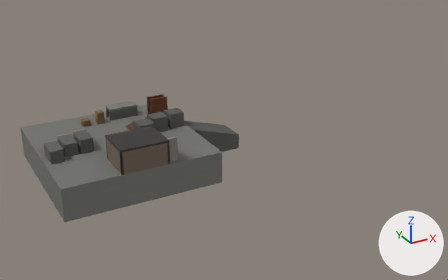
Two versions of the glTF model assets/models/proving_ground.glb, one commit apart.
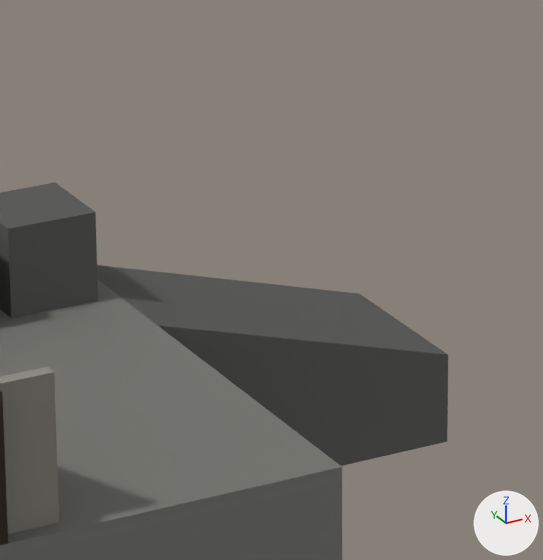
The first picture shows the older version from a 50 mm lens placed at (-23.3, -108.9, 33.1), pointed at (17.1, -35.6, -3.5). The close-ups show the older and then the newer version on the part from 38% to 57% of the width and 28% to 59% of the height of that picture. Only the edits that show in the close-ups are written down. Arrows for +X, +Y and +Z are at lower right; the lights stay in place. Where no turn or scale is listed for an object, it has been applied to the vertices.

Before the edit, the objects in view are built like this:
```python
me_solid_building = bpy.data.meshes.new('SOLID_Building')
me_solid_building.from_pydata(...)  # 156 vertices, 276 faces; spans x -3.0..4.2, y -48.0..-43.0, z 1.11..4.16
me_solid_building.materials.append(mat_flat)
me_solid_pad = bpy.data.meshes.new('SOLID_Pad')
me_solid_pad.from_pydata(...)  # 16 vertices, 24 faces; spans x -10.0..17.0, y -48.0..-28.0, z -3.1..1.1
me_solid_pad.materials.append(mat_flat)
me_solid_ramps = bpy.data.meshes.new('SOLID_Ramps')
me_solid_ramps.from_pydata(...)  # 30 vertices, 60 faces; spans x 2.5..9.5, y -39.96..-34.5, z 1.11..3.11
me_solid_ramps.materials.append(mat_flat)
ob_solid_building = bpy.data.objects.new('SOLID_Building', me_solid_building)
ob_solid_building.location = (0.0, 0.0, 0.0)
ob_solid_pad = bpy.data.objects.new('SOLID_Pad', me_solid_pad)
ob_solid_pad.location = (0.0, 0.0, 0.0)
ob_solid_ramps = bpy.data.objects.new('SOLID_Ramps', me_solid_ramps)
ob_solid_ramps.location = (0.0, 0.0, 0.0)
```
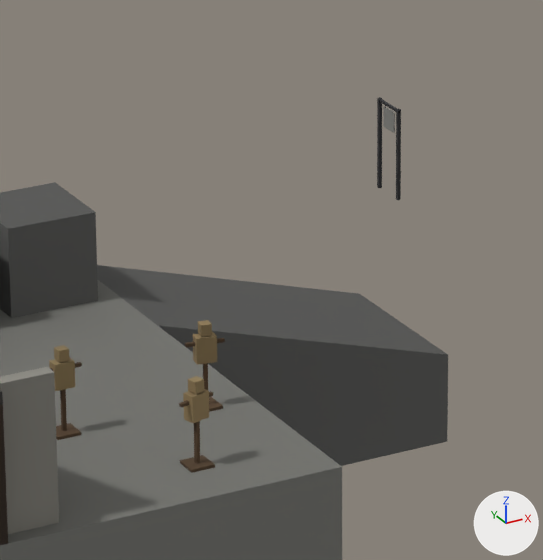
The change in detail:
Mesh me_target_plate_1 is new.
It consists of a box spanning x -0.01..0.01, y -0.25..0.25, z -0.55..-0.05; a box spanning x -0.006..0.006, y -0.186..-0.174, z -0.05..0.0; a box spanning x -0.006..0.006, y 0.174..0.186, z -0.05..0.0.
It uses material mat_flat.
Mesh me_target_dummy_3 is new.
It has 32 vertices, 48 faces and spans x -0.4..0.4, y -0.16..0.16, z 0.0..1.74.
It uses material mat_flat.
Mesh me_target_dummy_2 is new.
It has 32 vertices, 48 faces and spans x -0.4..0.4, y -0.18..0.18, z 0.0..1.74.
It uses material mat_flat.
Mesh me_target_dummy_1 is new.
It consists of a box spanning x -0.04..0.04, y -0.04..0.04, z 0.0..1.0; a box spanning x -0.21..0.21, y -0.13..0.13, z 0.93..1.48; a box spanning x -0.4..0.4, y -0.04..0.04, z 1.28..1.36; a box spanning x -0.11..0.11, y -0.11..0.11, z 1.5..1.74.
It uses material mat_flat.
Mesh me_solid_rangeframes is new.
It has 72 vertices, 108 faces and spans x 20.0..60.0, y -32.5..-31.5, z -0.5..2.9.
It uses material mat_flat.
Mesh me_solid_dummystands is new.
It consists of a box spanning x 5.75..6.25, y -44.25..-43.75, z 1.11..1.17; a box spanning x 7.35..7.85, y -46.85..-46.35, z 1.11..1.17; a box spanning x 8.75..9.25, y -44.45..-43.95, z 1.11..1.17.
It uses material mat_flat.
Object 'TARGET_Plate_1' (ob_target_plate_1) is new; it shows me_target_plate_1.
Its location is (20.0, -32.0, 1.68).
Object 'TARGET_Dummy_3' (ob_target_dummy_3) is new; it shows me_target_dummy_3.
Its location is (9.0, -44.2, 1.17).
Object 'TARGET_Dummy_2' (ob_target_dummy_2) is new; it shows me_target_dummy_2.
Its location is (7.6, -46.6, 1.17).
Object 'TARGET_Dummy_1' (ob_target_dummy_1) is new; it shows me_target_dummy_1.
Its location is (6.0, -44.0, 1.17).
Object 'SOLID_RangeFrames' (ob_solid_rangeframes) is new; it shows me_solid_rangeframes.
Its location is (0.0, 0.0, 0.0).
Object 'SOLID_DummyStands' (ob_solid_dummystands) is new; it shows me_solid_dummystands.
Its location is (0.0, 0.0, 0.0).

Changed parts and their boxes (x1, y1, x2, y2) in the close-ups (543 x 560 px):
'TARGET_Dummy_2', added (brown): after (179, 376, 213, 464)
'TARGET_Dummy_1', added (brown): after (49, 345, 82, 431)
'TARGET_Dummy_3', added (brown): after (185, 320, 225, 390)
'SOLID_RangeFrames', added: after (377, 97, 401, 200)
'SOLID_DummyStands', added: after (56, 397, 223, 473)
'TARGET_Plate_1', added: after (384, 106, 395, 133)
